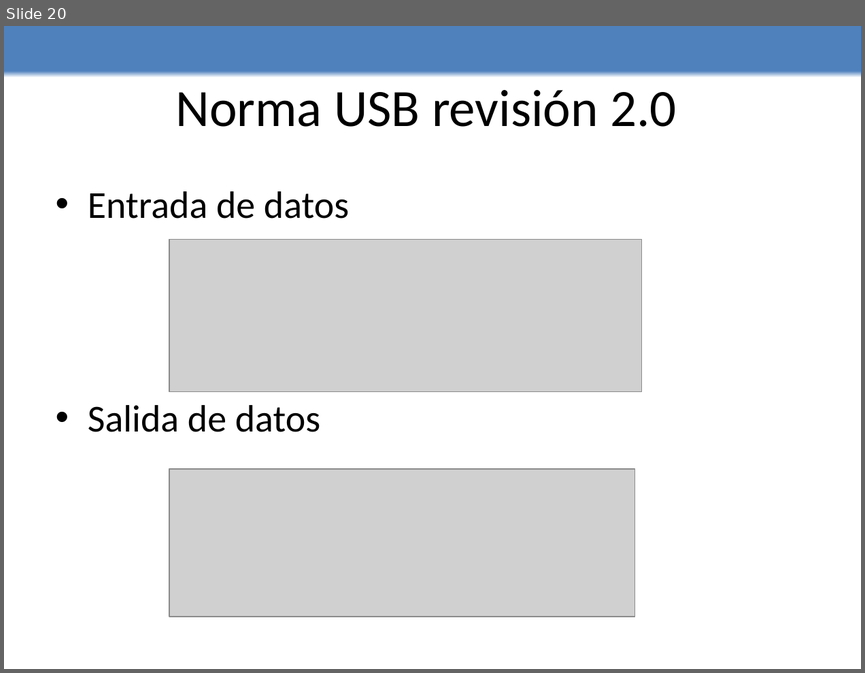
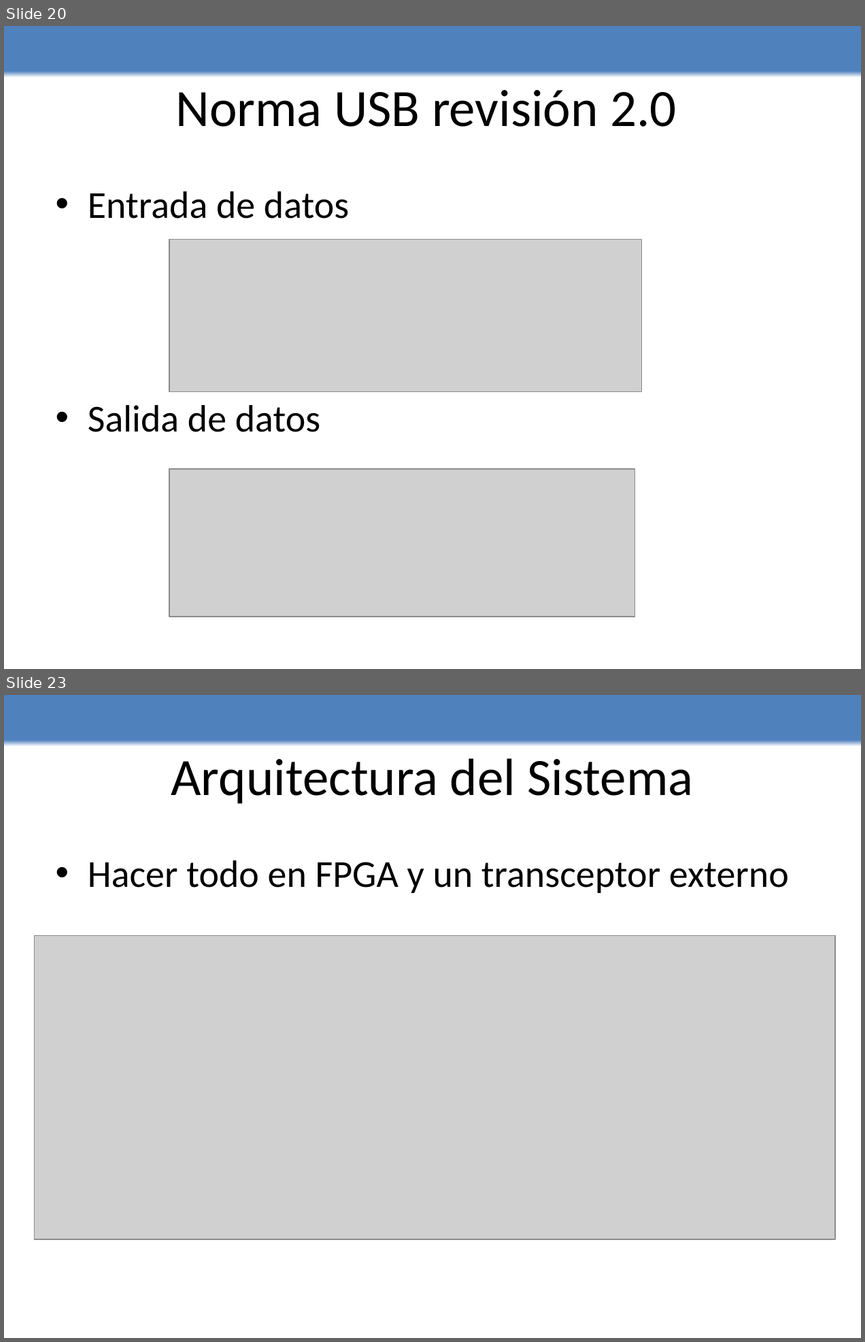
Before and after one commit to edwin0790/lechuzing, a slide deck: Presentacion/presentacion.pptx. Shown one above the other, each under a label of ours: slide 20 before the commit, slides 20 and 23 after it; the slides between them are not shown. The pictures are 865x673 and 865x1342 pixels, drawn with LibreOffice and Linux fonts; fonts in the diff are those of the drawing; grey boxes stand for pictures. Boxes give left, top, right and bottom in pixels: in the first picture for what was removed or moved away, otherwise in the second. Text is boxed around its words. In the diff, an @@ line names an element or a change of style, - is before the commit and + after.

```diff
--- a/Presentacion/presentacion.pptx
+++ b/Presentacion/presentacion.pptx
@@ slide 23 added at [4, 695, 861, 1338], background gradient #FFFFFF to #4F81BD @@
@@ title added at [171, 758, 694, 804], 44 pt, text #000000 @@
+Arquitectura del Sistema
@@ text added at [88, 860, 789, 893], 32 pt, text #000000 @@
+• Hacer todo en FPGA y un transceptor externo
@@ picture added at [34, 936, 834, 1239] @@
```
Also in this commit, not shown: 1 slide changed, 9 other slides added.
